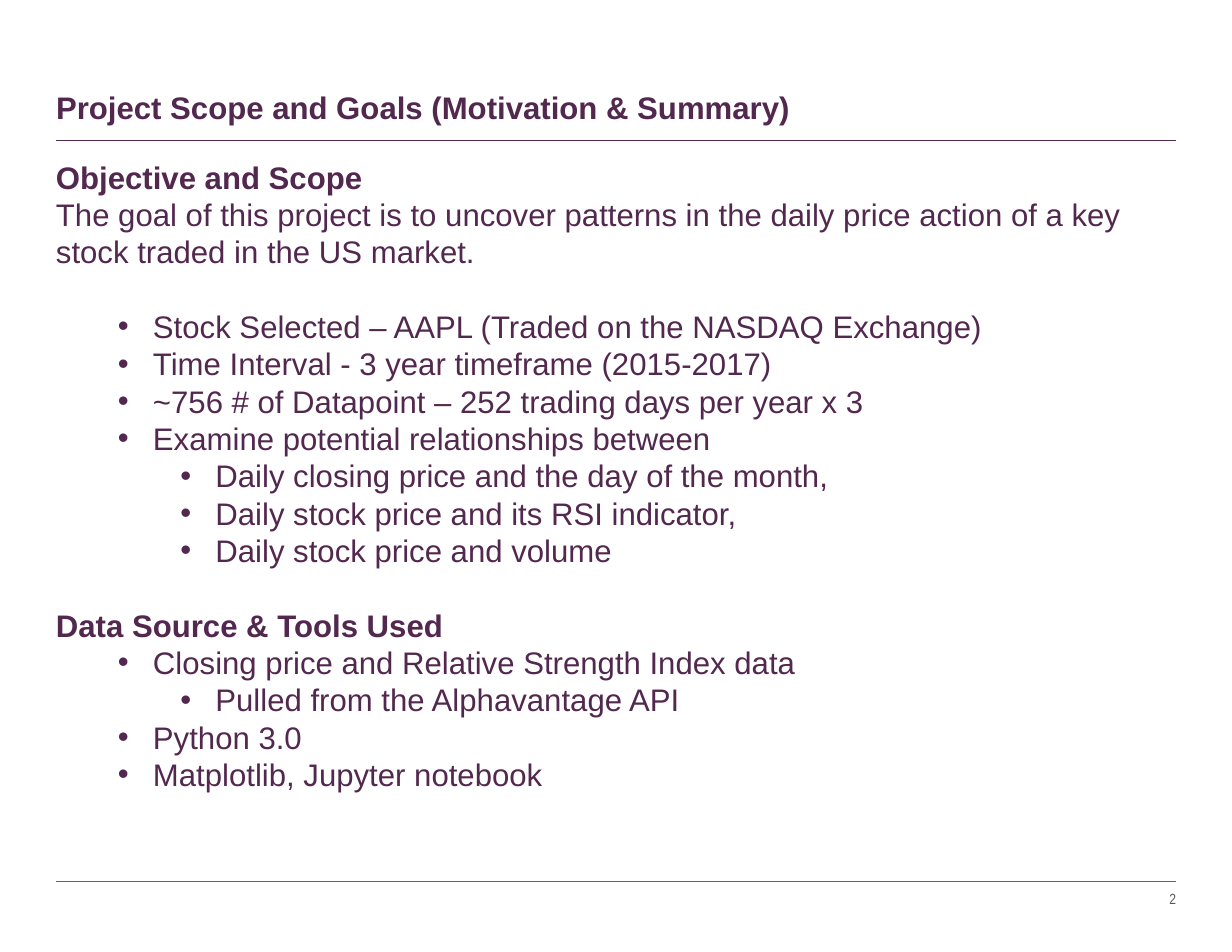
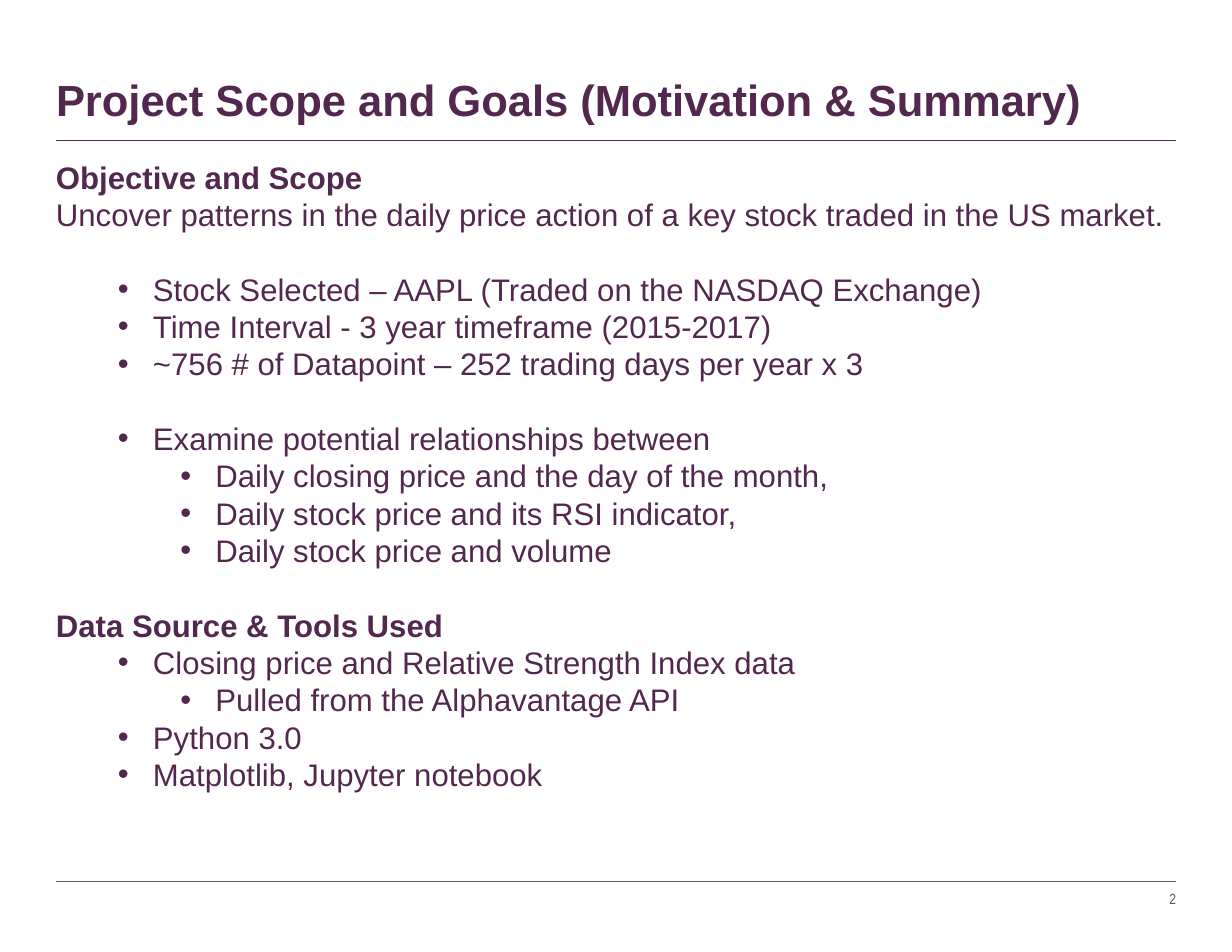
Before and after one commit to timothyyu/pr1-apple-stock-analysis, a slide deck: slide 2 of DataScience Project-One_Rutgers.pptx. Drawn at 1232x952 pixels with LibreOffice and Linux fonts; fonts in the diff are those of the drawing. Boxes give left, top, right and bottom in pixels: in the first picture for what was removed or moved away, otherwise in the second. Text is boxed around its words. In the diff, an @@ line names an element or a change of style, - is before the commit and + after.

```diff
--- a/DataScience Project-One_Rutgers.pptx
+++ b/DataScience Project-One_Rutgers.pptx
@@ title "Project Scope and Goals (Motivation ..." at [56,84,1081,125]: size 20 to 28 pt @@
@@ text at [56,203,1164,232]: text changed @@
-The goal of this project is to uncover patterns in the daily price action of a key stock traded in the US market.
+Uncover patterns in the daily price action of a key stock traded in the US market.
```
Also in this commit, not shown: 4 other slides changed, 1 slide added, 1 slide removed, 8 other files.
